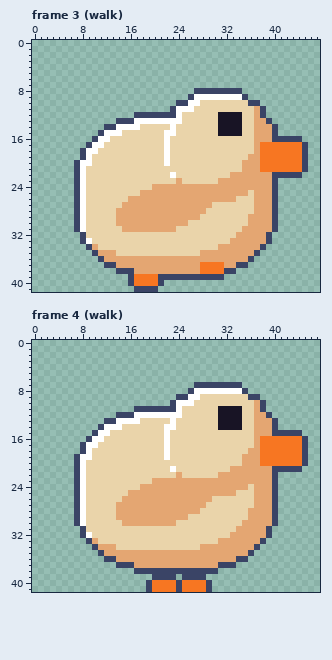
A pixel-art file gets an edit: art/duck/duck.aseprite. Above: the version before the commit.
48x42 pixels, 14 frames. Shown: frame 3 (walk), frame 4 (walk). The commit also changed other frames, which this record leaves out.
After the commit:
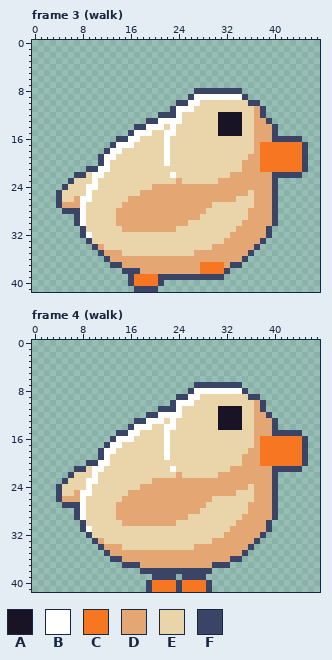
Palette (. is transparent): A #181425  B #ffffff  C #f77622  D #e4a672  E #ead4aa  F #3a4466
Diff:
--- frame 3 (walk)
@@ x 0..47 @@
 11 .......................FBBBEEEEEEEEEEDF.........
-12 .................FFFFFFFBEEEEEEAAAAEEDF.........
-13 ..............FFFBBBBBBBBEEEEEEAAAAEEDDF........
-14 ............FFBBBBEEEEEBEEEEEEEAAAAEEDDDF.......
-15 ...........FBBBEEEEEEEBBEEEEEEEAAAAEEDDDF.......
-16 ..........FBBEEEEEEEEEBEEEEEEEEEEEEEEDDDFFFFF...
-17 .........FBBEEEEEEEEEEBEEEEEEEEEEEEEEDCCCCCCCF..
-18 ........FBBEEEEEEEEEEEBEEEEEEEEEEEEEEDCCCCCCCF..
-19 ........FBEEEEEEEEEEEEBEEEEEEEEEEEEEDDCCCCCCCF..
-20 .......FBBEEEEEEEEEEEEBEEEEEEEEEEEEDDDCCCCCCCF..
-21 .......FBEEEEEEEEEEEEEEEEEEEEEEEEEEDDDCCCCCCCF..
-22 .......FBEEEEEEEEEEEEEEBEEEEEEEEEDDDDDDDFFFFF...
-23 .......FBEEEEEEEEEEEEEEEDEEEEEEDDDDDDDDDF.......
-24 .......FBEEEEEEEEEEEDDDDDDDDDDDDDDDDDDDDF.......
-25 .......FBEEEEEEEEEDDDDDDDDDDDDDDDDDDEDDDF.......
-26 .......FBEEEEEEEDDDDDDDDDDDDDDDDDDEEEDDDF.......
-27 .......FBEEEEEEDDDDDDDDDDDDDDDEEEEEEEDDDF.......
-28 .......FBEEEEEDDDDDDDDDDDDDDDEEEEEEEEDDDF.......
+12 .....................FFFBEEEEEEAAAAEEDF.........
+13 ...................FFBBBBEEEEEEAAAAEEDDF........
+14 .................FFBBBEBEEEEEEEAAAAEEDDDF.......
+15 ................FBBBEEBBEEEEEEEAAAAEEDDDF.......
+16 ..............FFBBEEEEBEEEEEEEEEEEEEEDDDFFFFF...
+17 .............FBBBEEEEEBEEEEEEEEEEEEEEDCCCCCCCF..
+18 ............FBBEEEEEEEBEEEEEEEEEEEEEEDCCCCCCCF..
+19 ...........FBBEEEEEEEEBEEEEEEEEEEEEEDDCCCCCCCF..
+20 ...........FBEEEEEEEEEBEEEEEEEEEEEEDDDCCCCCCCF..
+21 .........FFBBEEEEEEEEEEEEEEEEEEEEEEDDDCCCCCCCF..
+22 .......FFEBBEEEEEEEEEEEBEEEEEEEEEDDDDDDDFFFFF...
+23 ......FEEEBEEEEEEEEEEEEEDEEEEEEDDDDDDDDDF.......
+24 .....FEEEBBEEEEEEEEEDDDDDDDDDDDDDDDDDDDDF.......
+25 ....FEEEEBEEEEEEEEDDDDDDDDDDDDDDDDDDEDDDF.......
+26 ....FEEDBBEEEEEEDDDDDDDDDDDDDDDDDDEEEDDDF.......
+27 ....FDDDBEEEEEEDDDDDDDDDDDDDDDEEEEEEEDDDF.......
+28 .....FFFBEEEEEDDDDDDDDDDDDDDDEEEEEEEDDDDF.......
 29 .......FBEEEEEDDDDDDDDDDDDDDEEEEEEEEDDDDF.......
-30 .......FBEEEEEDDDDDDDDDDDDEEEEEEEEEEDDDDF.......
-31 .......FBEEEEEEDDDDDDDDDEEEEEEEEEEEDDDDDF.......
-32 ........FEEEEEEEEEEEEEEEEEEEEEEEEEDDDDDF........
-33 ........FBEEEEEEEEEEEEEEEEEEEEEEEDDDDDDF........
-34 .........FDEEEEEEEEEEEEEEEEEEEEDDDDDDDF.........
-35 ..........FDDDEEEEEEEEEEEEEEDDDDDDDDDF..........
-36 ...........FDDDDDDDDDDDDDDDDDDDDDDDDF...........
-37 ............FFDDDDDDDDDDDDDDCCCCDDFF............
-38 ..............FFFDDDDDDDDDDDCCCCFF..............
+30 .......FBEEEEEDDDDDDDDDDDDEEEEEEEEEDDDDDF.......
+31 ........FEEEEEEDDDDDDDDDEEEEEEEEEEDDDDDF........
+32 ........FBEEEEEEEEEEEEEEEEEEEEEEEDDDDDDF........
+33 .........FEEEEEEEEEEEEEEEEEEEEEEDDDDDDF.........
+34 ..........FDEEEEEEEEEEEEEEEEEEDDDDDDDF..........
+35 ...........FDDDEEEEEEEEEEEEDDDDDDDDDF...........
+36 ............FDDDDDDDDDDDDDDDDDDDDDDF............
+37 .............FFDDDDDDDDDDDDDCCCCDFF.............
+38 ...............FFFDDDDDDDDDDCCCCF...............
 39 ................FCCCCFFFFFFFFFFF................
--- frame 4 (walk)
@@ x 0..47 @@
 10 .......................FBBBEEEEEEEEEEDF.........
-11 .................FFFFFFFBEEEEEEAAAAEEDF.........
-12 ..............FFFBBBBBBBBEEEEEEAAAAEEDDF........
-13 ............FFBBBBEEEEEBEEEEEEEAAAAEEDDDF.......
-14 ...........FBBBEEEEEEEBBEEEEEEEAAAAEEDDDF.......
-15 ..........FBBEEEEEEEEEBEEEEEEEEEEEEEEDDDFFFFF...
-16 .........FBBEEEEEEEEEEBEEEEEEEEEEEEEEDCCCCCCCF..
-17 ........FBBEEEEEEEEEEEBEEEEEEEEEEEEEEDCCCCCCCF..
-18 ........FBEEEEEEEEEEEEBEEEEEEEEEEEEEDDCCCCCCCF..
-19 .......FBBEEEEEEEEEEEEBEEEEEEEEEEEEDDDCCCCCCCF..
-20 .......FBEEEEEEEEEEEEEEEEEEEEEEEEEEDDDCCCCCCCF..
-21 .......FBEEEEEEEEEEEEEEBEEEEEEEEEDDDDDDDFFFFF...
-22 .......FBEEEEEEEEEEEEEEEDEEEEEEDDDDDDDDDF.......
-23 .......FBEEEEEEEEEEEDDDDDDDDDDDDDDDDDDDDF.......
-24 .......FBEEEEEEEEEDDDDDDDDDDDDDDDDDDEDDDF.......
-25 .......FBEEEEEEEDDDDDDDDDDDDDDDDDDEEEDDDF.......
-26 .......FBEEEEEEDDDDDDDDDDDDDDDEEEEEEEDDDF.......
-27 .......FBEEEEEDDDDDDDDDDDDDDDEEEEEEEEDDDF.......
+11 .....................FFFBEEEEEEAAAAEEDF.........
+12 ...................FFBBBBEEEEEEAAAAEEDDF........
+13 .................FFBBBEBEEEEEEEAAAAEEDDDF.......
+14 ................FBBBEEBBEEEEEEEAAAAEEDDDF.......
+15 ..............FFBBEEEEBEEEEEEEEEEEEEEDDDFFFFF...
+16 .............FBBBEEEEEBEEEEEEEEEEEEEEDCCCCCCCF..
+17 ............FBBEEEEEEEBEEEEEEEEEEEEEEDCCCCCCCF..
+18 ...........FBBEEEEEEEEBEEEEEEEEEEEEEDDCCCCCCCF..
+19 ...........FBEEEEEEEEEBEEEEEEEEEEEEDDDCCCCCCCF..
+20 .........FFBBEEEEEEEEEEEEEEEEEEEEEEDDDCCCCCCCF..
+21 .......FFEBBEEEEEEEEEEEBEEEEEEEEEDDDDDDDFFFFF...
+22 ......FEEEBEEEEEEEEEEEEEDEEEEEEDDDDDDDDDF.......
+23 .....FEEEBBEEEEEEEEEDDDDDDDDDDDDDDDDDDDDF.......
+24 ....FEEEEBEEEEEEEEDDDDDDDDDDDDDDDDDDEDDDF.......
+25 ....FEEDBBEEEEEEDDDDDDDDDDDDDDDDDDEEEDDDF.......
+26 ....FDDDBEEEEEEDDDDDDDDDDDDDDDEEEEEEEDDDF.......
+27 .....FFFBEEEEEDDDDDDDDDDDDDDDEEEEEEEDDDDF.......
 28 .......FBEEEEEDDDDDDDDDDDDDDEEEEEEEEDDDDF.......
-29 .......FBEEEEEDDDDDDDDDDDDEEEEEEEEEEDDDDF.......
-30 .......FBEEEEEEDDDDDDDDDEEEEEEEEEEEDDDDDF.......
-31 ........FEEEEEEEEEEEEEEEEEEEEEEEEEDDDDDF........
-32 ........FBEEEEEEEEEEEEEEEEEEEEEEEDDDDDDF........
-33 .........FDEEEEEEEEEEEEEEEEEEEEDDDDDDDF.........
-34 ..........FDDDEEEEEEEEEEEEEEDDDDDDDDDF..........
-35 ...........FDDDDDDDDDDDDDDDDDDDDDDDDF...........
-36 ............FFDDDDDDDDDDDDDDDDDDDDFF............
-37 ..............FFFDDDDDDDDDDDDDDFFF..............
-38 .................FFFFFFFFFFFFFF.................
+29 .......FBEEEEEDDDDDDDDDDDDEEEEEEEEEDDDDDF.......
+30 ........FEEEEEEDDDDDDDDDEEEEEEEEEEDDDDDF........
+31 ........FBEEEEEEEEEEEEEEEEEEEEEEEDDDDDDF........
+32 .........FEEEEEEEEEEEEEEEEEEEEEEDDDDDDF.........
+33 ..........FDEEEEEEEEEEEEEEEEEEDDDDDDDF..........
+34 ...........FDDDEEEEEEEEEEEEDDDDDDDDDF...........
+35 ............FDDDDDDDDDDDDDDDDDDDDDDF............
+36 .............FFDDDDDDDDDDDDDDDDDDFF.............
+37 ...............FFFDDDDDDDDDDDDFFF...............
+38 ..................FFFFFFFFFFFF..................
 39 ....................FFFF.FFFF...................
Changed places in both pictures, as pixel boxes (x1, y1, x2, y2):
changed: (56, 112, 164, 274)
changed: (194, 208, 278, 274)
changed: (56, 406, 164, 574)
changed: (194, 502, 278, 574)
